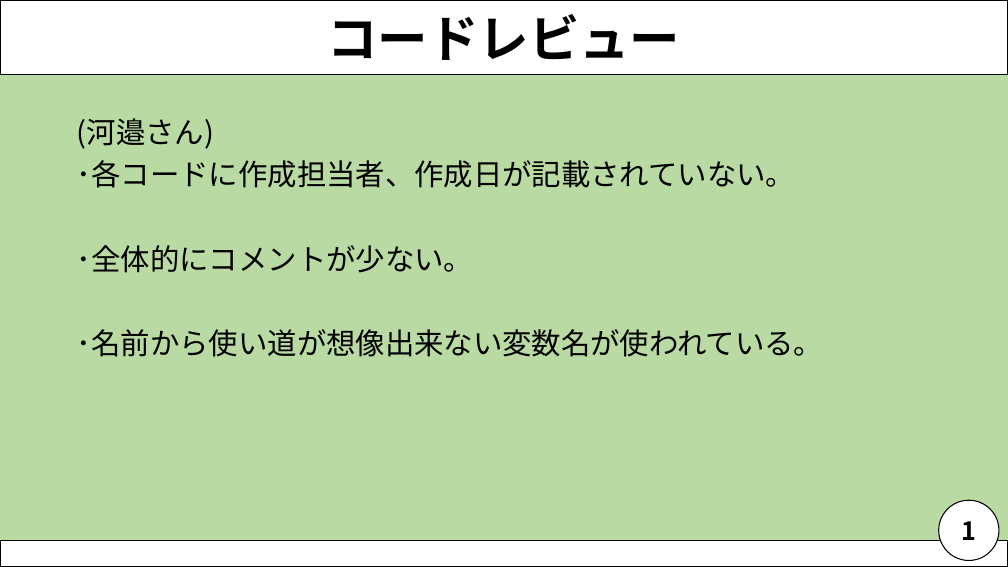
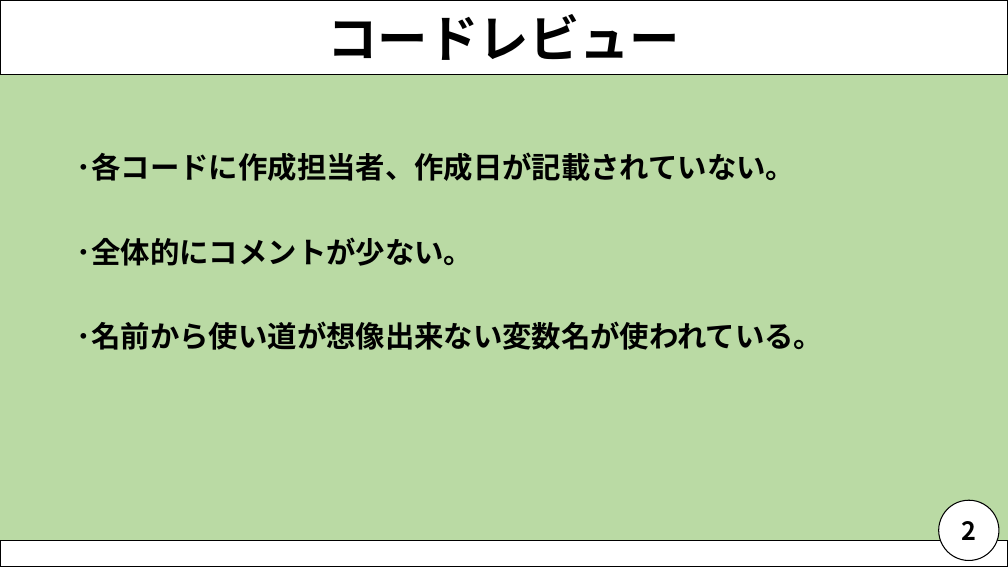
Before and after one commit to NagaoMasaki/NervousBreakdown, a slide deck: slide 3 of 資料/神経衰弱発表資料_200716.pptx. Drawn at 1008x567 pixels with LibreOffice and Linux fonts; fonts in the diff are those of the drawing. Boxes give left, top, right and bottom in pixels: in the first picture for what was removed or moved away, otherwise in the second. Text is boxed around its words. In the diff, an @@ line names an element or a change of style, - is before the commit and + after.

```diff
--- a/資料/神経衰弱発表資料_200716.pptx
+++ b/資料/神経衰弱発表資料_200716.pptx
@@ text "･各コードに作成担当者、作成日が記載されていない。": place and size @@
-text "･各コードに作成担当者、作成日が記載されていない。" at bbox=[77, 118, 823, 357]
+text "･各コードに作成担当者、作成日が記載されていない。" at bbox=[77, 152, 823, 350]
@@ text "･各コードに作成担当者、作成日が記載されていない。" at bbox=[77, 152, 823, 350]: bold on @@
@@ text at bbox=[77, 118, 214, 149]: paragraph removed @@
-(河邉さん)
@@ text in ellipse at bbox=[961, 521, 976, 540]: text changed @@
-1
+2
```
Also in this commit, not shown: 9 other slides changed, 1 slide added, 2 slides removed.
